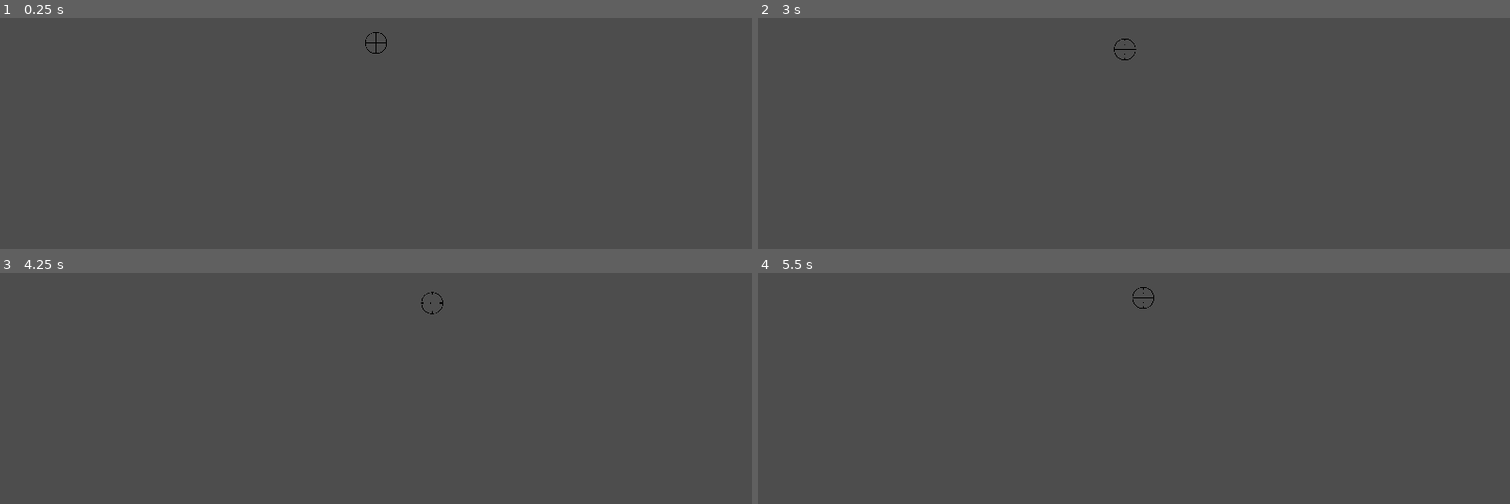
Above: before the commit, frames 1-4 (two rows, left to right).
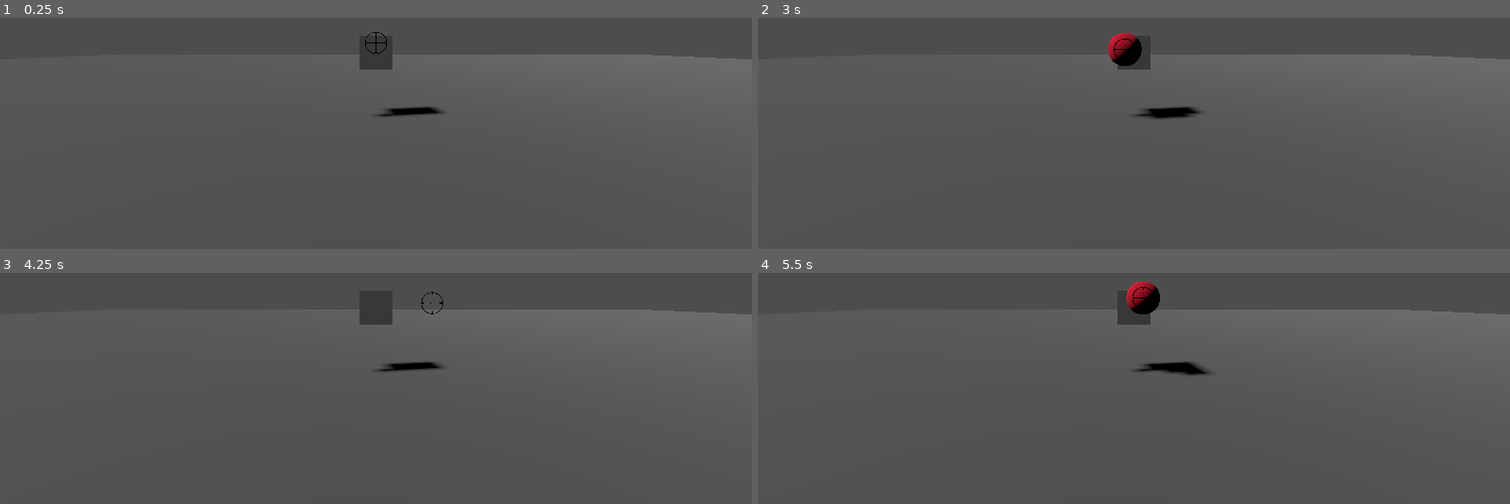
Above: after the commit, the same moments.

Repository: PrazaVasNeema/black-stands-for-gunz
Game: Godot game, scene res://Scenes/testing_polygon.tscn
Same seed, same stepped clock (60 frames per second), same inputs: the game is played once before the commit and once after it. The project has no main scene, so this scene is started directly.
Inputs (mouse positions are in pixels of both pictures, inside the frame that each line leads up to):
- Up to frame 1 (0.25 s): no input
- Up to frame 2 (3 s): tap Enter at 0.5, 2 s; move the mouse to (1171, 41) at 0.52 s; click (1171, 41) at 0.6 s; tap Space at 1.25, 2.75 s; move the mouse to (1096, 45) at 1.27 s; right-click (1096, 45) at 1.35 s; move the mouse to (1149, 36) at 2.02 s; tap 1 (set_1) at 2.1 s; move the mouse to (1126, 50) at 2.77 s; tap 2 (set_2) at 2.85 s
- Up to frame 3 (4.25 s): tap Enter at 3.5 s; move the mouse to (428, 303) at 3.52 s; tap 3 (set_3) at 3.6 s
- Up to frame 4 (5.5 s): tap Space at 4.25 s; move the mouse to (1073, 293) at 4.27 s; click (1073, 293) at 4.35 s; move the mouse to (1141, 298) at 5.02 s; right-click (1141, 298) at 5.1 s

The runs differ from the first frame. In frame 1, 3.1% of the frame differs, in the area x 50-100%, y 15-43%; in frame 2, 3.7%; in frame 3, 3.1%; in frame 4, 3.7%, in the area x 48-100%, y 3-45%.

Commit message:
WS position for main crosshair

Diff:
--- /dev/null
+++ b/Materials/grey.tres
@@ -0,0 +1,3 @@
+[gd_resource type="ShaderMaterial" format=3 uid="uid://q50r1wbj58en"]
+
+[resource]
--- a/Scenes/testing_polygon.tscn
+++ b/Scenes/testing_polygon.tscn
@@ -1,7 +1,23 @@
-[gd_scene load_steps=3 format=3 uid="uid://b8oxi1n8o1lta"]
+[gd_scene load_steps=10 format=3 uid="uid://b8oxi1n8o1lta"]
 
 [ext_resource type="PackedScene" uid="uid://crwyoydc8v8ir" path="res://Scenes/input_shogun.tscn" id="1_u6qad"]
 [ext_resource type="PackedScene" uid="uid://ct0xeh43q8ku4" path="res://Scenes/gunz_matrix.tscn" id="2_8fod7"]
+
+[sub_resource type="BoxMesh" id="BoxMesh_vdxtb"]
+
+[sub_resource type="StandardMaterial3D" id="StandardMaterial3D_ysiig"]
+albedo_color = Color(0.332881, 0.332881, 0.332881, 1)
+
+[sub_resource type="BoxShape3D" id="BoxShape3D_upwsc"]
+
+[sub_resource type="BoxMesh" id="BoxMesh_1bjoe"]
+
+[sub_resource type="BoxShape3D" id="BoxShape3D_fmbi8"]
+
+[sub_resource type="SphereMesh" id="SphereMesh_y801c"]
+
+[sub_resource type="StandardMaterial3D" id="StandardMaterial3D_pkk2y"]
+albedo_color = Color(0.795865, 0, 0.166209, 1)
 
 [node name="TestingPolygon" type="Node3D"]
 
@@ -9,6 +25,45 @@
 unique_name_in_owner = true
 
 [node name="Camera3D" type="Camera3D" parent="."]
+transform = Transform3D(1, 0, 0, 0, 1, 0, 0, 0, 1, 0, 2.71459, 0)
 
-[node name="GunzMatrix" parent="." node_paths=PackedStringArray("player_camera") instance=ExtResource("2_8fod7")]
+[node name="GunzMatrix" parent="." node_paths=PackedStringArray("player_camera", "ws_phantom") instance=ExtResource("2_8fod7")]
+transform = Transform3D(1, 0, 0, 0, 1, 0, 0, 0, 1, 0, 2.71459, 0)
 player_camera = NodePath("../Camera3D")
+ws_phantom = NodePath("../TargetPhantom")
+
+[node name="World" type="Node3D" parent="."]
+
+[node name="Ground" type="Node3D" parent="World"]
+transform = Transform3D(100, 0, 0, 0, 1, 0, 0, 0, 100, 0, 0, 0)
+
+[node name="MeshInstance3D" type="MeshInstance3D" parent="World/Ground"]
+mesh = SubResource("BoxMesh_vdxtb")
+skeleton = NodePath("../..")
+surface_material_override/0 = SubResource("StandardMaterial3D_ysiig")
+
+[node name="StaticBody3D" type="StaticBody3D" parent="World/Ground"]
+
+[node name="CollisionShape3D" type="CollisionShape3D" parent="World/Ground/StaticBody3D"]
+shape = SubResource("BoxShape3D_upwsc")
+
+[node name="Obstacle" type="Node3D" parent="World"]
+transform = Transform3D(1, 0, 0, 0, 1, 0, 0, 0, 1, 0, 2.42277, -8.66319)
+
+[node name="MeshInstance3D" type="MeshInstance3D" parent="World/Obstacle"]
+mesh = SubResource("BoxMesh_1bjoe")
+
+[node name="AnimatableBody3D" type="AnimatableBody3D" parent="World/Obstacle"]
+
+[node name="CollisionShape3D" type="CollisionShape3D" parent="World/Obstacle/AnimatableBody3D"]
+shape = SubResource("BoxShape3D_fmbi8")
+
+[node name="DirectionalLight3D" type="DirectionalLight3D" parent="."]
+transform = Transform3D(0.189053, 0.722798, -0.664697, 0, 0.676904, 0.736071, 0.981967, -0.139156, 0.12797, -56.8411, 62.5737, 17.1509)
+shadow_enabled = true
+directional_shadow_mode = 0
+
+[node name="TargetPhantom" type="MeshInstance3D" parent="."]
+transform = Transform3D(1, 0, 0, 0, 1, 0, 0, 0, 1, 0, 1.93959, 0)
+mesh = SubResource("SphereMesh_y801c")
+surface_material_override/0 = SubResource("StandardMaterial3D_pkk2y")
--- a/Scripts/gunz_matrix.gd
+++ b/Scripts/gunz_matrix.gd
@@ -1,12 +1,14 @@
 class_name GunzMatrix
 extends Node3D
 
+signal ws_aim_changed(ws_position : Vector3)
 
 @export var player_camera : Camera3D
 @export var matrix_canvas : CanvasLayer
 @export var main_crosshair : Sprite2D
 @export var default_wall : Area3D
 @export var boundaries_rate_vector2 : Vector2 = Vector2(0.9, 0.9)
+@export var ws_phantom : Node3D
 
 var _final_boundaries : Vector4
 
@@ -29,3 +31,14 @@
 	new_position.x = clamp(new_position.x, _final_boundaries.x, _final_boundaries.y)
 	new_position.y = clamp(new_position.y, _final_boundaries.z, _final_boundaries.w)
 	main_crosshair.position = new_position
+	ws_aim_changed.emit(_get_ws_position_from_camera(new_position))
+
+func _get_ws_position_from_camera(mouse_position : Vector2) -> Vector3:
+	ws_phantom.position = Vector3.ZERO
+	var world_space = get_world_3d().direct_space_state
+	var start = player_camera.project_ray_origin(mouse_position)
+	var end = player_camera.project_position(mouse_position, 1000)
+	var result = world_space.intersect_ray(PhysicsRayQueryParameters3D.create(start, end))
+	#print (result.get("position"), Vector3.ZERO)
+	ws_phantom.position = result.get("position", Vector3.ZERO)
+	return result.get("position", Vector3.ZERO)
